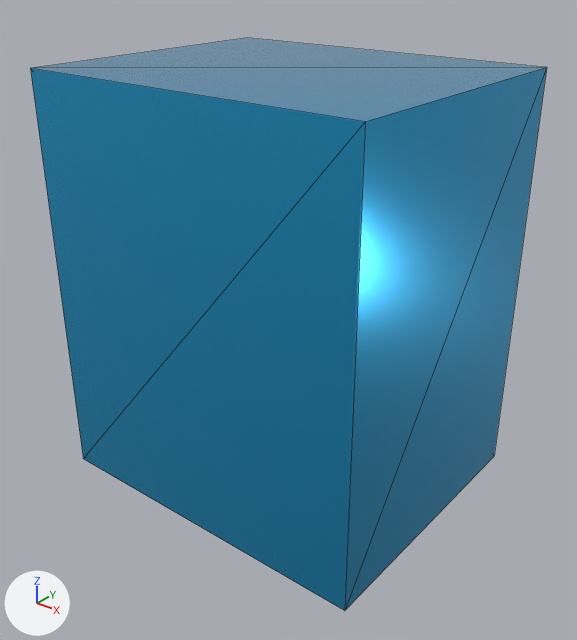
The glTF model public/assets/models/buildings/bld_office_block_01.glb, before and after one commit.
Camera for both pictures: a camera (50 mm lens) standing at (28.5, -35.8, 32.7) and looking at (0.8, -1.1, 11.2). Every picture has the same lights, and +X, +Y and +Z are marked at lower left. The first picture is the older version. Mesh edges are drawn as thin lines. Where no turn or scale is listed for an object, it has been applied to the vertices.
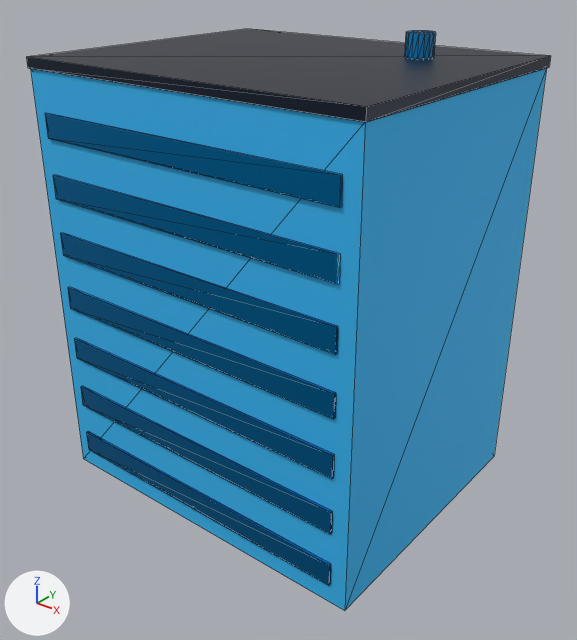
The change, as JSON lines over the scene's bpy script:
```json
{"op": "set", "path": "mat_material_0.metallic", "old": "0.85", "new": "0.2"}
{"op": "set", "path": "mat_material_0.roughness", "old": "0.15", "new": "0.7"}
{"op": "add", "block": "mat_material_3", "code": ["mat_material_3 = principled_material('Material_3')", "mat_material_3.base_color = (0.000607, 0.231, 0.571)  # blue #0284c7", "mat_material_3.roughness = 0.4"]}
{"op": "add", "block": "mat_material_2", "code": ["mat_material_2 = principled_material('Material_2')", "mat_material_2.base_color = (0.000607, 0.231, 0.571)  # blue #0284c7", "mat_material_2.metallic = 0.9", "mat_material_2.roughness = 0.1"]}
{"op": "add", "block": "mat_material_1", "code": ["mat_material_1 = principled_material('Material_1')", "mat_material_1.base_color = (0.013, 0.0222, 0.0437)  # dark blue #1e293b", "mat_material_1.metallic = 0.6", "mat_material_1.roughness = 0.4"]}
{"op": "add", "block": "me_mesh_9", "code": ["me_mesh_9 = bpy.data.meshes.new('Mesh_9')", "me_mesh_9.from_pydata(...)  # 36 vertices, 64 faces; spans x -0.8..0.8, y -0.8..0.8, z -0.75..0.75", "me_mesh_9.materials.append(mat_material_3)  # blue #0284c7"]}
{"op": "add", "block": "me_mesh_8", "code": ["me_mesh_8 = bpy.data.meshes.new('Mesh_8')", "me_mesh_8.from_pydata(...)  # a box spanning x -10.0..10.0, y -0.1..0.1, z -0.7..0.7", "me_mesh_8.materials.append(mat_material_2)  # blue #0284c7"]}
{"op": "add", "block": "me_mesh_1", "code": ["me_mesh_1 = bpy.data.meshes.new('Mesh_1')", "me_mesh_1.from_pydata(...)  # a box spanning x -11.1..11.1, y -9.1..9.1, z -0.3..0.3", "me_mesh_1.materials.append(mat_material_1)  # dark blue #1e293b"]}
{"op": "add", "block": "ob_mesh_9", "code": ["ob_mesh_9 = bpy.data.objects.new('Mesh_9', me_mesh_9)", "ob_mesh_9.location = (5.5, 4.5, 27.1)"]}
{"op": "add", "block": "ob_mesh_8", "code": ["ob_mesh_8 = bpy.data.objects.new('Mesh_8', me_mesh_8)", "ob_mesh_8.location = (0.0, -9.08, 23.0)"]}
{"op": "add", "block": "ob_mesh_7", "code": ["ob_mesh_7 = bpy.data.objects.new('Mesh_7', me_mesh_8.copy())", "ob_mesh_7.location = (0.0, -9.08, 19.5)"]}
{"op": "add", "block": "ob_mesh_6", "code": ["ob_mesh_6 = bpy.data.objects.new('Mesh_6', me_mesh_8.copy())", "ob_mesh_6.location = (0.0, -9.08, 16.0)"]}
{"op": "add", "block": "ob_mesh_5", "code": ["ob_mesh_5 = bpy.data.objects.new('Mesh_5', me_mesh_8.copy())", "ob_mesh_5.location = (0.0, -9.08, 12.5)"]}
{"op": "add", "block": "ob_mesh_4", "code": ["ob_mesh_4 = bpy.data.objects.new('Mesh_4', me_mesh_8.copy())", "ob_mesh_4.location = (0.0, -9.08, 9.0)"]}
{"op": "add", "block": "ob_mesh_3", "code": ["ob_mesh_3 = bpy.data.objects.new('Mesh_3', me_mesh_8.copy())", "ob_mesh_3.location = (0.0, -9.08, 5.5)"]}
{"op": "add", "block": "ob_mesh_2", "code": ["ob_mesh_2 = bpy.data.objects.new('Mesh_2', me_mesh_8.copy())", "ob_mesh_2.location = (0.0, -9.08, 2.0)"]}
{"op": "add", "block": "ob_mesh_1", "code": ["ob_mesh_1 = bpy.data.objects.new('Mesh_1', me_mesh_1)", "ob_mesh_1.location = (0.0, 0.0, 26.3)"]}
```

Pixel boxes (x1, y1, x2, y2) of what changed, in the pictures (577 x 640 px):
```json
{"object": "Mesh_0", "change": "surface changed", "before": [31, 68, 547, 611], "after": [31, 68, 547, 611], "on screen": "lighter"}
{"object": "Mesh_1", "change": "added", "after": [26, 29, 551, 122]}
{"object": "Mesh_8", "change": "added", "after": [45, 113, 342, 208], "on screen": "blue"}
{"object": "Mesh_7", "change": "added", "after": [53, 175, 340, 284], "on screen": "blue"}
{"object": "Mesh_6", "change": "added", "after": [60, 233, 338, 354], "on screen": "blue"}
{"object": "Mesh_5", "change": "added", "after": [68, 287, 336, 419], "on screen": "blue"}
{"object": "Mesh_4", "change": "added", "after": [74, 338, 334, 479], "on screen": "blue"}
{"object": "Mesh_3", "change": "added", "after": [81, 386, 332, 534]}
{"object": "Mesh_2", "change": "added", "after": [86, 431, 331, 586]}
{"object": "Mesh_9", "change": "added", "after": [405, 31, 436, 58], "on screen": "blue"}
```
